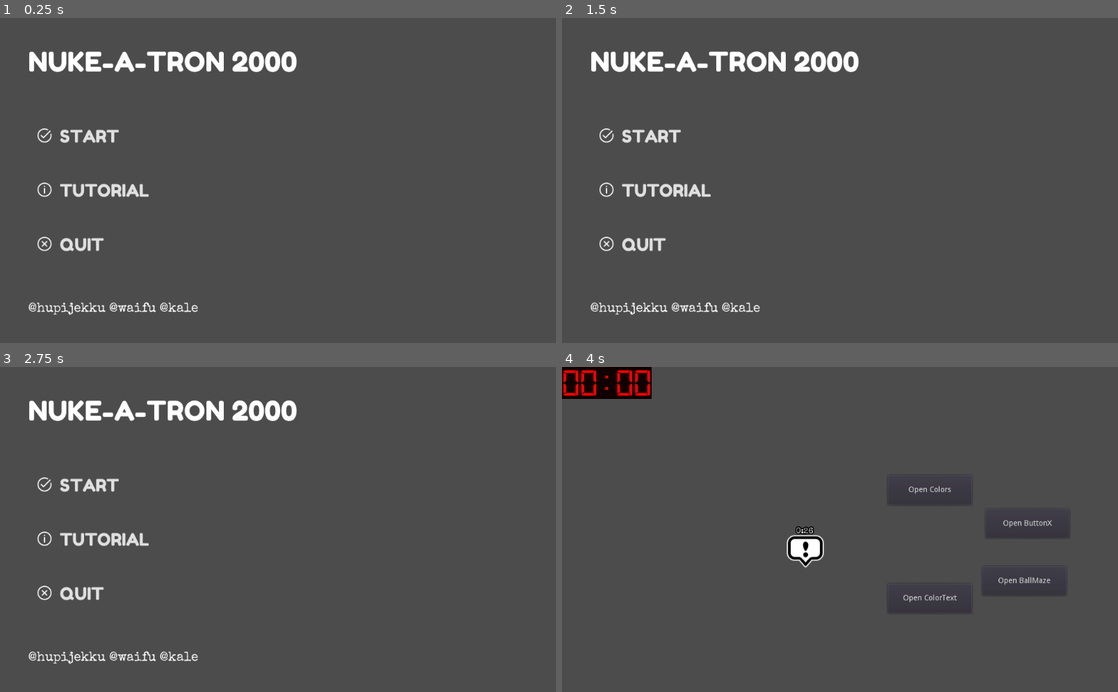
Above: before the commit, frames 1-4 (two rows, left to right).
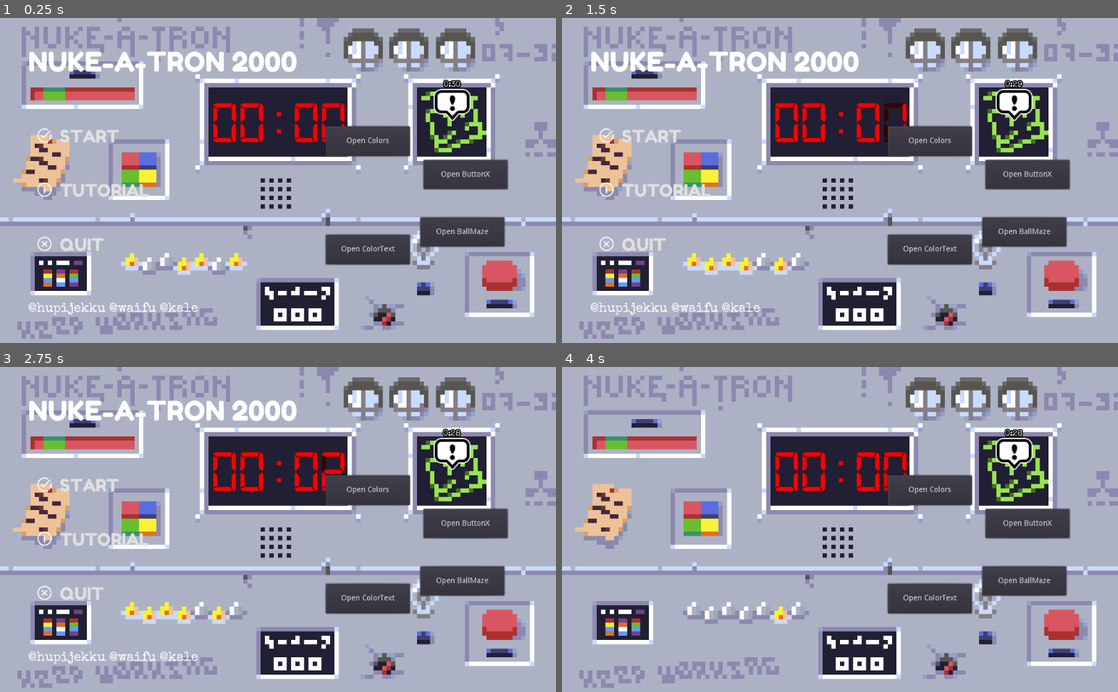
Above: after the commit, the same moments.

Repository: hupijekku/LD46
Game: Godot game, scene res://Scenes/Games/Main.tscn
Same seed, same stepped clock (60 frames per second), same inputs: the game is played once before the commit and once after it.
Inputs (mouse positions are in pixels of both pictures, inside the frame that each line leads up to):
- Up to frame 1 (0.25 s): no input
- Up to frame 2 (1.5 s): click (1029, 174) at 0.5 s, where only the run after the commit has a clickable "Open ButtonX"; click (1023, 232) at 1.25 s, where only the run after the commit has a clickable "Open BallMaze"
- Up to frame 3 (2.75 s): click (366, 490) at 2 s, where only the run after the commit has a clickable "Open Colors"
- Up to frame 4 (4 s): click (928, 597) at 2.75 s, where only the run after the commit has a clickable "Open ColorText"; click "START" at 3.5 s

The runs differ from the first frame. In frame 1, 92% of the frame differs, in the area x 0-100%, y 0-100%; in frame 2, 92%; in frame 3, 92%; in frame 4, 94%.

Commit message:
Hella visuals

Diff:
--- a/Project/Scenes/Clock.tscn
+++ b/Project/Scenes/Clock.tscn
@@ -4,7 +4,7 @@
 [ext_resource path="res://Scripts/Clock.gd" type="Script" id=2]
 
 [sub_resource type="DynamicFont" id=1]
-size = 72
+size = 110
 use_filter = true
 font_data = ExtResource( 1 )
 
@@ -12,6 +12,7 @@
 script = ExtResource( 2 )
 
 [node name="ColorRect" type="ColorRect" parent="."]
+visible = false
 margin_right = 165.0
 margin_bottom = 59.0
 color = Color( 0.0666667, 0, 0, 1 )
--- a/Project/Scenes/Games/ButtonCorrectTime.tscn
+++ b/Project/Scenes/Games/ButtonCorrectTime.tscn
@@ -34,21 +34,21 @@
 margin_bottom = 297.0
 
 [node name="VBoxContainer" type="VBoxContainer" parent="CanvasLayer/Panel/MarginContainer/CenterContainer"]
-margin_left = 88.0
-margin_top = 118.0
-margin_right = 284.0
-margin_bottom = 178.0
+margin_left = 86.0
+margin_top = 121.0
+margin_right = 286.0
+margin_bottom = 176.0
 
 [node name="Label" type="Label" parent="CanvasLayer/Panel/MarginContainer/CenterContainer/VBoxContainer"]
-margin_right = 196.0
-margin_bottom = 30.0
+margin_right = 200.0
+margin_bottom = 25.0
 theme = ExtResource( 2 )
 text = "Press the button"
 
 [node name="Button" type="Button" parent="CanvasLayer/Panel/MarginContainer/CenterContainer/VBoxContainer"]
-margin_top = 34.0
-margin_right = 196.0
-margin_bottom = 60.0
+margin_top = 29.0
+margin_right = 200.0
+margin_bottom = 55.0
 theme = ExtResource( 3 )
 text = "Press me"
 
--- a/Project/Scenes/Games/Main.tscn
+++ b/Project/Scenes/Games/Main.tscn
@@ -9,6 +9,35 @@
 [ext_resource path="res://Sprites/boom.png" type="Texture" id=7]
 [ext_resource path="res://Audio/explosion.ogg" type="AudioStream" id=8]
 [ext_resource path="res://Scenes/Games/Shake.gd" type="Script" id=9]
+[ext_resource path="res://Sprites/console.png" type="Texture" id=10]
+[ext_resource path="res://Sprites/lights/lights5.png" type="Texture" id=11]
+[ext_resource path="res://Sprites/lights/lights1.png" type="Texture" id=12]
+[ext_resource path="res://Sprites/lights/lights3.png" type="Texture" id=13]
+[ext_resource path="res://Sprites/lights/lights4.png" type="Texture" id=14]
+[ext_resource path="res://Sprites/lights/lights2.png" type="Texture" id=15]
+[ext_resource path="res://Sprites/lamp/lamp1.png" type="Texture" id=16]
+[ext_resource path="res://Sprites/lamp/lamp2.png" type="Texture" id=17]
+
+[sub_resource type="SpriteFrames" id=7]
+animations = [ {
+"frames": [ ExtResource( 12 ), ExtResource( 13 ), ExtResource( 15 ), ExtResource( 14 ), ExtResource( 11 ) ],
+"loop": true,
+"name": "default",
+"speed": 0.7
+} ]
+
+[sub_resource type="SpriteFrames" id=8]
+animations = [ {
+"frames": [ ExtResource( 16 ) ],
+"loop": true,
+"name": "Off",
+"speed": 0.0
+}, {
+"frames": [ ExtResource( 17 ) ],
+"loop": true,
+"name": "On",
+"speed": 0.0
+} ]
 
 [sub_resource type="Animation" id=1]
 resource_name = "FadeToBlack"
@@ -283,7 +312,40 @@
 script = ExtResource( 1 )
 
 [node name="Game" type="Node2D" parent="."]
-visible = false
+
+[node name="TextureRect" type="TextureRect" parent="Game"]
+margin_right = 1024.0
+margin_bottom = 600.0
+texture = ExtResource( 10 )
+__meta__ = {
+"_edit_use_anchors_": false
+}
+
+[node name="Clock" parent="Game" instance=ExtResource( 4 )]
+position = Vector2( 388.537, 149.437 )
+
+[node name="AnimatedSprite" type="AnimatedSprite" parent="Game"]
+position = Vector2( 339.311, 453.587 )
+frames = SubResource( 7 )
+frame = 4
+playing = true
+
+[node name="Lamps" type="Node2D" parent="Game"]
+
+[node name="Lamp1" type="AnimatedSprite" parent="Game/Lamps"]
+position = Vector2( 673.317, 59.4484 )
+frames = SubResource( 8 )
+animation = "Off"
+
+[node name="Lamp2" type="AnimatedSprite" parent="Game/Lamps"]
+position = Vector2( 757.321, 59.4484 )
+frames = SubResource( 8 )
+animation = "Off"
+
+[node name="Lamp3" type="AnimatedSprite" parent="Game/Lamps"]
+position = Vector2( 842.616, 59.4484 )
+frames = SubResource( 8 )
+animation = "Off"
 
 [node name="Button" type="Button" parent="Game"]
 margin_left = 780.0
@@ -319,12 +381,12 @@
 margin_bottom = 455.0
 text = "Open ColorText"
 
-[node name="Clock" parent="Game" instance=ExtResource( 4 )]
-
 [node name="PopUp" parent="Game" instance=ExtResource( 5 )]
-position = Vector2( 448.121, 372.595 )
+position = Vector2( 832.684, 193.05 )
 
 [node name="GUI" type="CanvasLayer" parent="."]
+
+[node name="MGs" type="Node" parent="GUI"]
 
 [node name="MainMenu" parent="GUI" instance=ExtResource( 2 )]
 margin_left = 2.10522
--- a/Project/Scripts/Main.gd
+++ b/Project/Scripts/Main.gd
@@ -10,10 +10,18 @@
 
 func pop_up(game, pos):
 	var popup_inst = popup_res.instance()
-	add_child(popup_inst)
+	$GUI/MGs.add_child(popup_inst)
 	popup_inst.init_popup(default_time, game)
 	popup_inst.position = pos
 
+func random_pop_up():
+	var random_mg = Globals.games[randi()%Globals.games.size()]
+	var duplicate = true
+	while(duplicate):
+		duplicate = false
+		for pop in $GUI/MGs.get_children():
+			if pop.sel_game == random_mg: duplicate = true
+		if duplicate: random_mg = Globals.games[randi()%Globals.games.size()]
 
 func _on_Button_pressed():
 #	var buttonX_inst = buttonX_res.instance()
Not shown: 1 places in Project/Scenes/Games/Main.tscn that only renumber resources
Binary file added: Project/Sprites/console.aseprite
Binary file added: Project/Sprites/console.png
Not shown, added: Project/Sprites/console.png.import
Binary file added: Project/Sprites/lamp.aseprite
Binary file added: Project/Sprites/lamp/lamp1.png
Not shown, added: Project/Sprites/lamp/lamp1.png.import
Binary file added: Project/Sprites/lamp/lamp2.png
Not shown, added: Project/Sprites/lamp/lamp2.png.import
Binary file added: Project/Sprites/lights.aseprite
Binary file added: Project/Sprites/lights/lights1.png
Not shown, added: Project/Sprites/lights/lights1.png.import
(and 8 more such lines)
